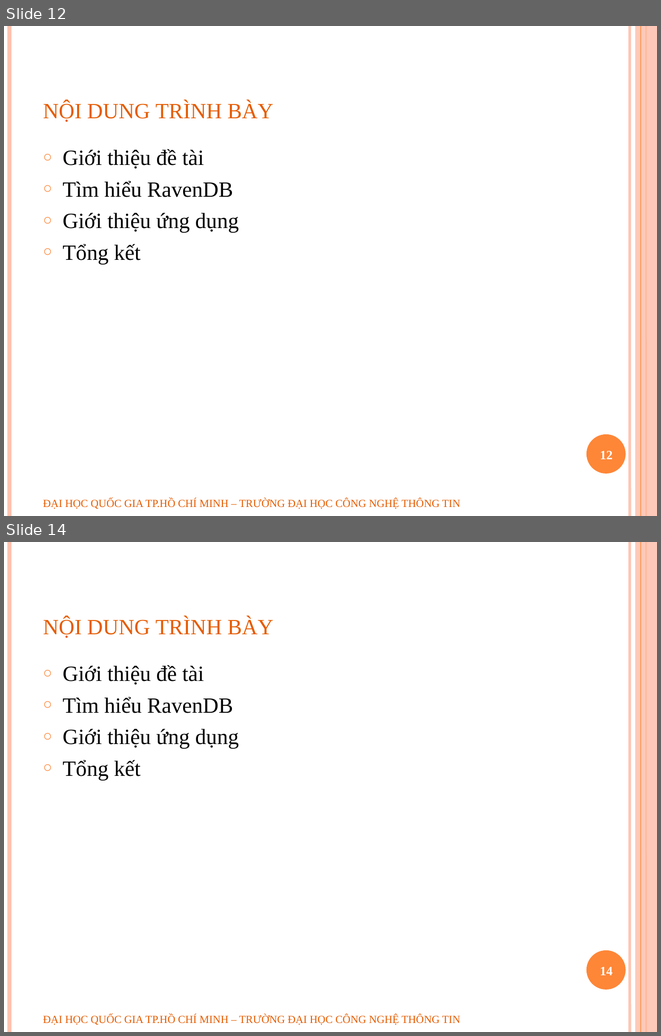
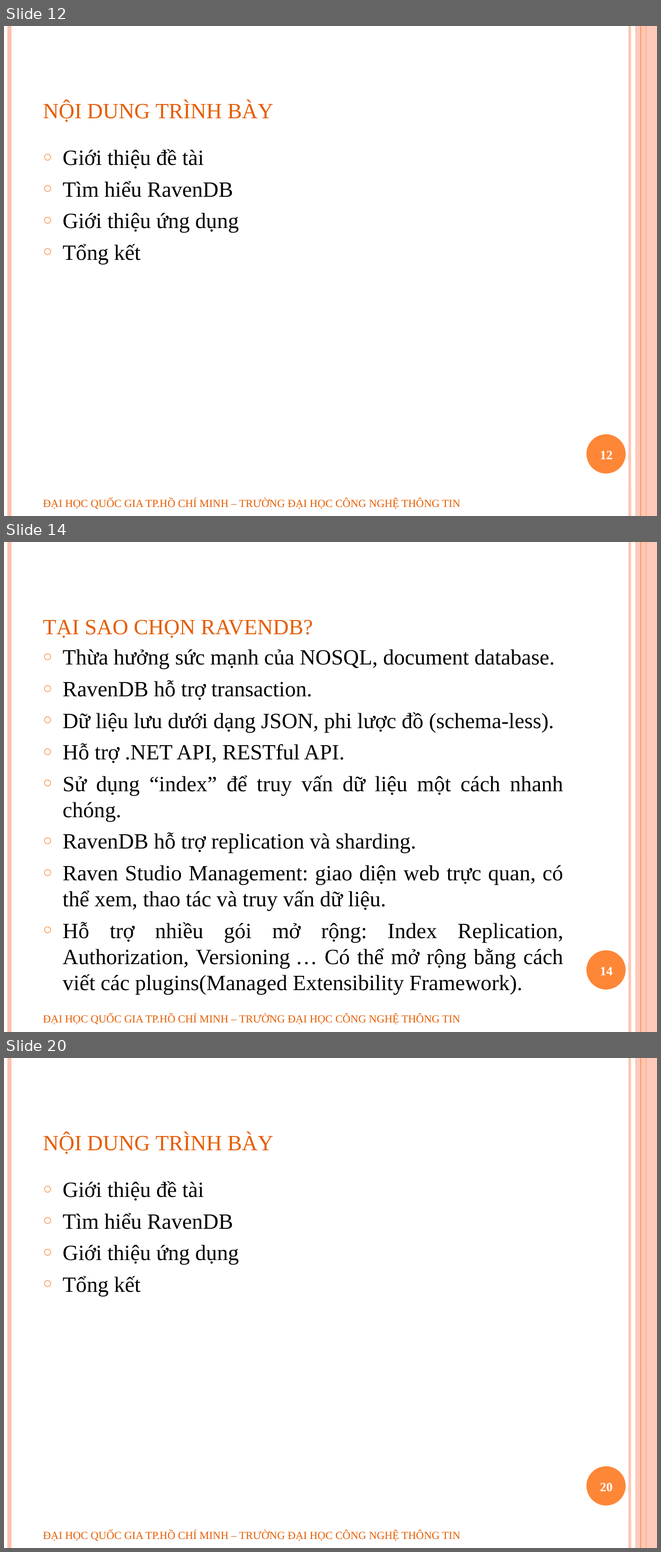
Before and after one commit to geovip/nosqlravendbuit, a slide deck: Document/slide bao cao.pptx. Shown one above the other, each under a label of ours: slides 12 and 14 before the commit, slides 12, 14 and 20 after it; the slides between them are not shown. The pictures are 661x1036 and 661x1552 pixels, drawn with LibreOffice and Linux fonts; fonts in the diff are those of the drawing; background and template pictures are left out. Boxes give left, top, right and bottom in pixels: in the first picture for what was removed or moved away, otherwise in the second. Text is boxed around its words. In the diff, an @@ line names an element or a change of style, - is before the commit and + after.

```diff
--- a/Document/slide bao cao.pptx
+++ b/Document/slide bao cao.pptx
@@ slide 14 added at (4,542,657,1032), background #FFFFFF; not listed: 6 template elements that a slide beside it also shows @@
@@ title added at (43,619,312,638), 30 pt, text #E65C01, small capitals @@
+tại sao chọn ravendb?
@@ text added at (63,649,563,994), 24 pt, text #000000 @@
+○ Thừa hưởng sức mạnh của NOSQL, document database.
+○ RavenDB hỗ trợ transaction.
+○ Dữ liệu lưu dưới dạng JSON, phi lược đồ (schema-less).
+○ Hỗ trợ .NET API, RESTful API.
+○ Sử dụng “index” để truy vấn dữ liệu một cách nhanh chóng.
+○ RavenDB hỗ trợ replication và sharding.
+○ Raven Studio Management: giao diện web trực quan, có thể xem, thao tác và truy vấn dữ liệu.
+○ Hỗ trợ nhiều gói mở rộng: Index Replication, Authorization, Versioning … Có thể mở rộng bằng cách viết các plugins(Managed Extensibility Framework).
+○ …
@@ page number added at (600,967,612,975), 14 pt, text #FFFFFF, bold @@
+14
@@ text added at (43,1014,460,1024), 12 pt, text #E65C01 @@
+ĐẠI HỌC QUỐC GIA TP.HỒ CHÍ MINH – TRƯỜNG ĐẠI HỌC CÔNG NGHỆ THÔNG TIN
@@ what was slide 14 is now slide 20 @@
@@ page number at (600,1483,612,1491): text changed @@
-14
+20
```
Also in this commit, not shown: 6 other slides added, 1 slide removed.
